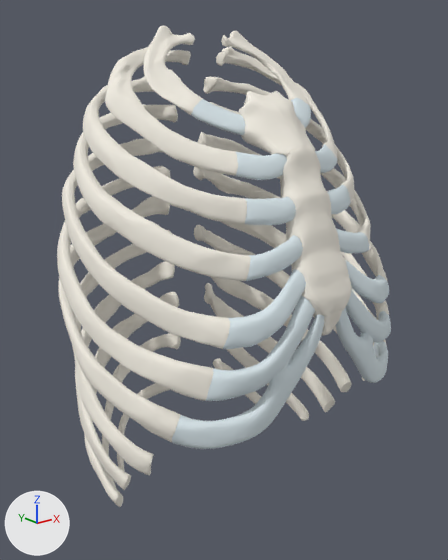
Two versions of the glTF model public/models/os-thorax.hi.glb, one commit apart.
Before and after are seen from a camera (50 mm lens) standing at (-0.304, -0.474, 1.329) and looking at (-0.009, -0.105, 1.181). Every picture has the same lights, and +X, +Y and +Z are marked at lower left. The older version comes first. Where no turn or scale is listed for an object, it has been applied to the vertices.

Names of what the first picture shows: 'FJ3178', 'FJ3290', 'FJ3336', 'FJ3338', 'FJ3340', 'FJ3341', 'FJ3342', 'FJ3343', 'FJ3344', 'FJ3345', 'FJ3346', 'FJ3347' and 29 more.
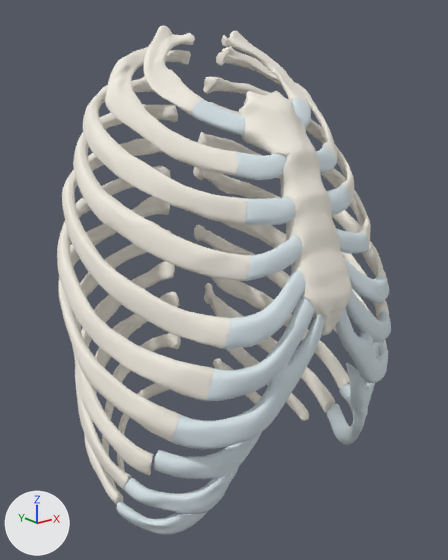
Boxes [x1, y1, x2, y2] around the edits, measured in the pictures (448 x 560 px):
'ZA-cartilage-costal-8-d', added: after [153, 432, 262, 479]
'ZA-cartilage-costal-9-d', added: after [124, 469, 238, 514]
'ZA-cartilage-costal-10-d', added: after [116, 501, 210, 534]
'ZA-cartilage-costal-8-g', added: after [346, 363, 375, 411]
'ZA-cartilage-costal-10-g', added: after [327, 404, 360, 445]
'ZA-cartilage-costal-9-g', added: after [339, 384, 368, 434]

The change, as a diff of the scene's bpy script:
```diff
--- a/public/models/os-thorax.hi.glb.py
+++ b/public/models/os-thorax.hi.glb.py
@@ me_za_cartilage_costal_9_g @@
+me_za_cartilage_costal_9_g.from_pydata(...)  # 984 vertices, 1964 faces; spans x -0.0298..0.0298, y -0.0325..0.0325, z -0.0181..0.0181
+me_za_cartilage_costal_9_g.materials.append(mat_0_72_0_82_0_86)  # white #ddeaef
@@ me_za_cartilage_costal_9_d @@
+me_za_cartilage_costal_9_d.from_pydata(...)  # 984 vertices, 1964 faces; spans x -0.0301..0.0301, y -0.0325..0.0325, z -0.0181..0.0181
+me_za_cartilage_costal_9_d.materials.append(mat_0_72_0_82_0_86)  # white #ddeaef
@@ me_za_cartilage_costal_8_g @@
+me_za_cartilage_costal_8_g.from_pydata(...)  # 1314 vertices, 2624 faces; spans x -0.0393..0.0393, y -0.0244..0.0244, z -0.0287..0.0287
+me_za_cartilage_costal_8_g.materials.append(mat_0_72_0_82_0_86)  # white #ddeaef
@@ me_za_cartilage_costal_8_d @@
+me_za_cartilage_costal_8_d.from_pydata(...)  # 1314 vertices, 2624 faces; spans x -0.0396..0.0396, y -0.0244..0.0244, z -0.0287..0.0287
+me_za_cartilage_costal_8_d.materials.append(mat_0_72_0_82_0_86)  # white #ddeaef
@@ me_za_cartilage_costal_10_g @@
+me_za_cartilage_costal_10_g.from_pydata(...)  # 764 vertices, 1524 faces; spans x -0.0227..0.0227, y -0.0328..0.0328, z -0.0165..0.0165
+me_za_cartilage_costal_10_g.materials.append(mat_0_72_0_82_0_86)  # white #ddeaef
@@ me_za_cartilage_costal_10_d @@
+me_za_cartilage_costal_10_d.from_pydata(...)  # 764 vertices, 1524 faces; spans x -0.0229..0.0229, y -0.0328..0.0328, z -0.0165..0.0165
+me_za_cartilage_costal_10_d.materials.append(mat_0_72_0_82_0_86)  # white #ddeaef
@@ ob_za_cartilage_costal_9_g @@
+ob_za_cartilage_costal_9_g = bpy.data.objects.new('ZA-cartilage-costal-9-g', me_za_cartilage_costal_9_g)
+ob_za_cartilage_costal_9_g.location = (0.0911, -0.1594, 1.0591)
@@ ob_za_cartilage_costal_9_d @@
+ob_za_cartilage_costal_9_d = bpy.data.objects.new('ZA-cartilage-costal-9-d', me_za_cartilage_costal_9_d)
+ob_za_cartilage_costal_9_d.location = (-0.0922, -0.1594, 1.0591)
@@ ob_za_cartilage_costal_8_g @@
+ob_za_cartilage_costal_8_g = bpy.data.objects.new('ZA-cartilage-costal-8-g', me_za_cartilage_costal_8_g)
+ob_za_cartilage_costal_8_g.location = (0.0737, -0.1787, 1.1017)
@@ ob_za_cartilage_costal_8_d @@
+ob_za_cartilage_costal_8_d = bpy.data.objects.new('ZA-cartilage-costal-8-d', me_za_cartilage_costal_8_d)
+ob_za_cartilage_costal_8_d.location = (-0.0746, -0.1787, 1.1017)
@@ ob_za_cartilage_costal_10_g @@
+ob_za_cartilage_costal_10_g = bpy.data.objects.new('ZA-cartilage-costal-10-g', me_za_cartilage_costal_10_g)
+ob_za_cartilage_costal_10_g.location = (0.0989, -0.1462, 1.0277)
@@ ob_za_cartilage_costal_10_d @@
+ob_za_cartilage_costal_10_d = bpy.data.objects.new('ZA-cartilage-costal-10-d', me_za_cartilage_costal_10_d)
+ob_za_cartilage_costal_10_d.location = (-0.1, -0.1462, 1.0277)
```
